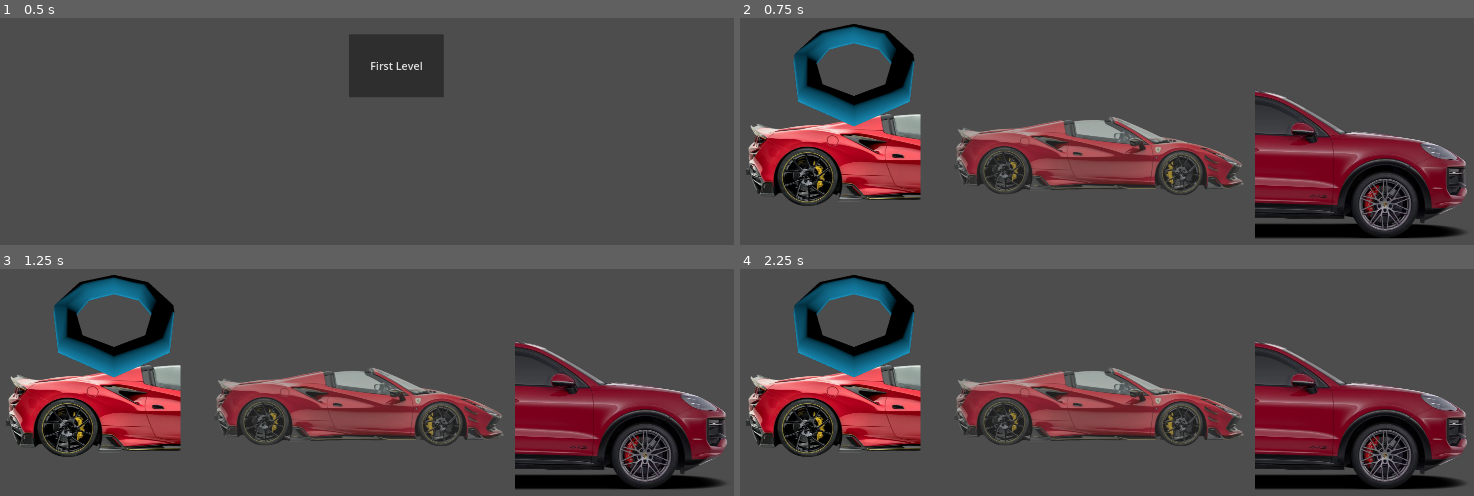
Above: before the commit, frames 1-4 (two rows, left to right).
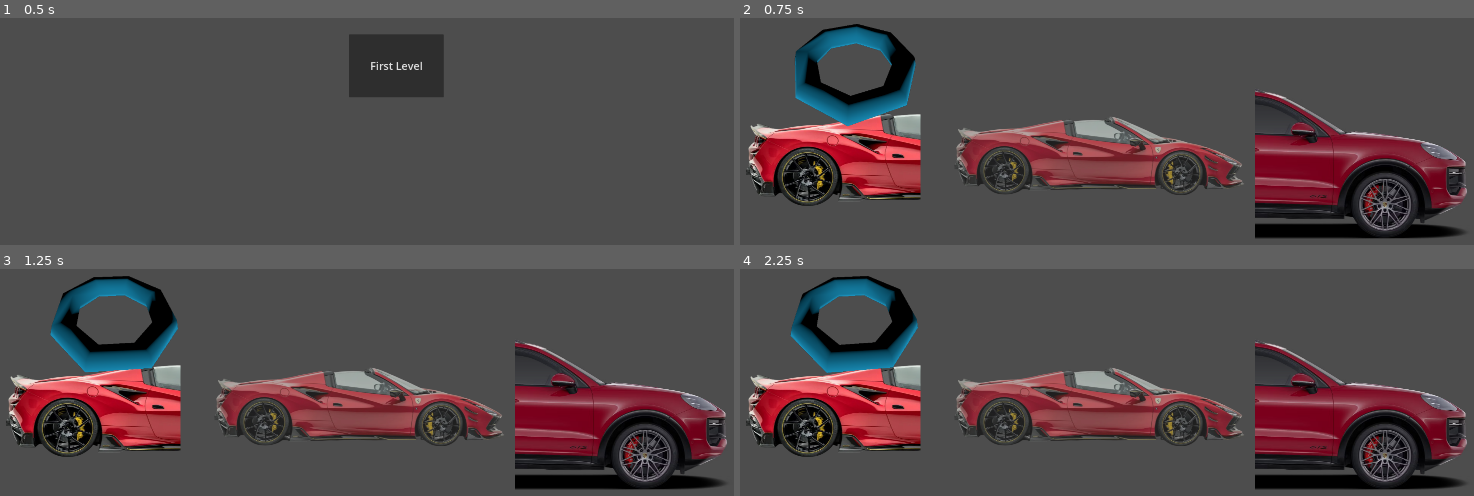
Above: after the commit, the same moments.

Repository: igna4hos/PuzzleGameGodot
Game: Godot game, scene res://scenes/start_menu.tscn
Two runs of this game, one before a commit and one after it. Both use one fixed random seed, a clock stepped at 60 frames per second and the inputs below.
Inputs (mouse positions are in pixels of both pictures, inside the frame that each line leads up to):
- Up to frame 1 (0.5 s): no input
- Up to frame 2 (0.75 s): click "First Level" at 0.5 s
- Up to frame 3 (1.25 s): no input
- Up to frame 4 (2.25 s): move the mouse to (1268, 402) at 1.27 s; click (1268, 402) at 1.42 s; drag from (930, 441) to (outside the picture) at 2.02 s

Frame 1 is identical in both runs. In frame 2, 0.5% of the frame differs, in the area x 7-24%, y 2-48%; in frame 3, 1.5%, in the area x 6-25%, y 2-48%; in frame 4, 1.5%.

Commit message:
#3: animation rotation of 3D object

Diff:
--- a/scenes/3d_torusV2.tscn
+++ b/scenes/3d_torusV2.tscn
@@ -1,11 +1,56 @@
-[gd_scene load_steps=2 format=3 uid="uid://db1l5kacuv35m"]
+[gd_scene load_steps=6 format=3 uid="uid://db1l5kacuv35m"]
+
+[ext_resource type="Script" uid="uid://1sj7ofkvtwp6" path="res://scripts/Gameplay/EasyRotationAnimation.gd" id="1_884l8"]
 
 [sub_resource type="StandardMaterial3D" id="StandardMaterial3D_y50bd"]
 albedo_color = Color(0.0945678, 0.655381, 0.848359, 1)
 metallic = 0.7
 
+[sub_resource type="Animation" id="Animation_rk523"]
+resource_name = "easy_rotation"
+tracks/0/type = "value"
+tracks/0/imported = false
+tracks/0/enabled = true
+tracks/0/path = NodePath(".:rotation")
+tracks/0/interp = 1
+tracks/0/loop_wrap = true
+tracks/0/keys = {
+"times": PackedFloat32Array(0, 1),
+"transitions": PackedFloat32Array(1, 1),
+"update": 0,
+"values": [Vector3(0, 0, 0), Vector3(0, -0.523599, 0)]
+}
+
+[sub_resource type="Animation" id="Animation_rogep"]
+length = 0.001
+tracks/0/type = "value"
+tracks/0/imported = false
+tracks/0/enabled = true
+tracks/0/path = NodePath(".:rotation")
+tracks/0/interp = 1
+tracks/0/loop_wrap = true
+tracks/0/keys = {
+"times": PackedFloat32Array(0),
+"transitions": PackedFloat32Array(1),
+"update": 0,
+"values": [Vector3(0, 0, 0)]
+}
+
+[sub_resource type="AnimationLibrary" id="AnimationLibrary_830pk"]
+_data = {
+&"RESET": SubResource("Animation_rogep"),
+&"easy_rotation": SubResource("Animation_rk523")
+}
+
 [node name="Node3D" type="Node3D"]
+script = ExtResource("1_884l8")
 
 [node name="CSGTorus3D" type="CSGTorus3D" parent="."]
 outer_radius = 0.8
 material = SubResource("StandardMaterial3D_y50bd")
+
+[node name="AnimationPlayer" type="AnimationPlayer" parent="."]
+root_node = NodePath("../CSGTorus3D")
+libraries = {
+&"": SubResource("AnimationLibrary_830pk")
+}
--- /dev/null
+++ b/scenes/main_level.tscn
@@ -0,0 +1,73 @@
+[gd_scene load_steps=5 format=3 uid="uid://c4slayfoxyrq3"]
+
+[ext_resource type="Texture2D" uid="uid://dll4y08nyiuv" path="res://icon.svg" id="1_qmak7"]
+[ext_resource type="PackedScene" uid="uid://db1l5kacuv35m" path="res://scenes/3d_torusV2.tscn" id="2_6we3w"]
+[ext_resource type="Script" uid="uid://nr1p1q3ewh" path="res://scripts/sub_viewport_container.gd" id="2_8ra5a"]
+[ext_resource type="Script" uid="uid://ddu2crcijv8ut" path="res://scripts/Gameplay/node_2d_move.gd" id="4_qmak7"]
+
+[node name="MainLevel" type="Node2D"]
+
+[node name="Sprite2D" type="Sprite2D" parent="."]
+position = Vector2(300, 300)
+texture = ExtResource("1_qmak7")
+script = ExtResource("2_8ra5a")
+
+[node name="SubViewportContainer" type="SubViewportContainer" parent="Sprite2D"]
+offset_left = -258.0
+offset_top = -226.0
+offset_right = 254.0
+offset_bottom = 286.0
+
+[node name="SubViewport" type="SubViewport" parent="Sprite2D/SubViewportContainer"]
+transparent_bg = true
+handle_input_locally = false
+render_target_update_mode = 4
+
+[node name="Node3D" parent="Sprite2D/SubViewportContainer/SubViewport" instance=ExtResource("2_6we3w")]
+
+[node name="Camera3D" type="Camera3D" parent="Sprite2D/SubViewportContainer/SubViewport"]
+transform = Transform3D(1, 0, 0, 0, 0.573576, 0.819152, 0, -0.819152, 0.573576, 0, 1, 1)
+
+[node name="DirectionalLight3D" type="DirectionalLight3D" parent="Sprite2D/SubViewportContainer/SubViewport"]
+transform = Transform3D(1, 0, 0, 0, 1, 0, 0, 0, 1, 0, 0, 2.5)
+
+[node name="Node2D" type="Node2D" parent="."]
+position = Vector2(1500, 500)
+script = ExtResource("4_qmak7")
+
+[node name="SubViewportContainer" type="SubViewportContainer" parent="Node2D"]
+offset_left = -258.0
+offset_top = -226.0
+offset_right = 254.0
+offset_bottom = 286.0
+
+[node name="SubViewport" type="SubViewport" parent="Node2D/SubViewportContainer"]
+transparent_bg = true
+handle_input_locally = false
+render_target_update_mode = 4
+
+[node name="Node3D" parent="Node2D/SubViewportContainer/SubViewport" instance=ExtResource("2_6we3w")]
+
+[node name="Camera3D" type="Camera3D" parent="Node2D/SubViewportContainer/SubViewport"]
+transform = Transform3D(1, 0, 0, 0, 0.573576, 0.819152, 0, -0.819152, 0.573576, 0, 1, 1)
+
+[node name="DirectionalLight3D" type="DirectionalLight3D" parent="Node2D/SubViewportContainer/SubViewport"]
+transform = Transform3D(1, 0, 0, 0, 1, 0, 0, 0, 1, 0, 0, 2.5)
+
+[node name="Node2D2" type="Node2D" parent="."]
+position = Vector2(300, 900)
+script = ExtResource("4_qmak7")
+
+[node name="SubViewportContainer" type="SubViewportContainer" parent="Node2D2"]
+offset_right = 40.0
+offset_bottom = 40.0
+
+[node name="SubViewport" type="SubViewport" parent="Node2D2/SubViewportContainer"]
+transparent_bg = true
+handle_input_locally = false
+render_target_update_mode = 4
+
+[node name="Node3D" parent="Node2D2/SubViewportContainer/SubViewport" instance=ExtResource("2_6we3w")]
+
+[node name="Camera3D" type="Camera3D" parent="Node2D2/SubViewportContainer/SubViewport"]
+transform = Transform3D(1, 0, 0, 0, -4.37114e-08, 1, 0, -1, -4.37114e-08, 0, 1.1, 0)
--- /dev/null
+++ b/scripts/Gameplay/EasyRotationAnimation.gd
@@ -0,0 +1,6 @@
+extends Node3D
+
+@onready var donut_player: AnimationPlayer = $AnimationPlayer
+
+func _process(delta: float) -> void:
+	donut_player.play("easy_rotation")
--- /dev/null
+++ b/scripts/Gameplay/node_2d_move.gd
@@ -0,0 +1,18 @@
+extends Node2D
+
+var start_position: Vector2
+var dragging := false
+
+func _ready():
+	start_position = position
+
+func _input(event):
+	if event is InputEventMouseButton:
+		if event.button_index == MOUSE_BUTTON_LEFT:
+			if event.pressed:
+				dragging = true
+			else:
+				dragging = false
+				position = start_position  # Вернуть на место
+	elif event is InputEventMouseMotion and dragging:
+		position += event.relative
Not shown, added: scripts/Gameplay/EasyRotationAnimation.gd.uid
Not shown, added: scripts/Gameplay/node_2d_move.gd.uid
